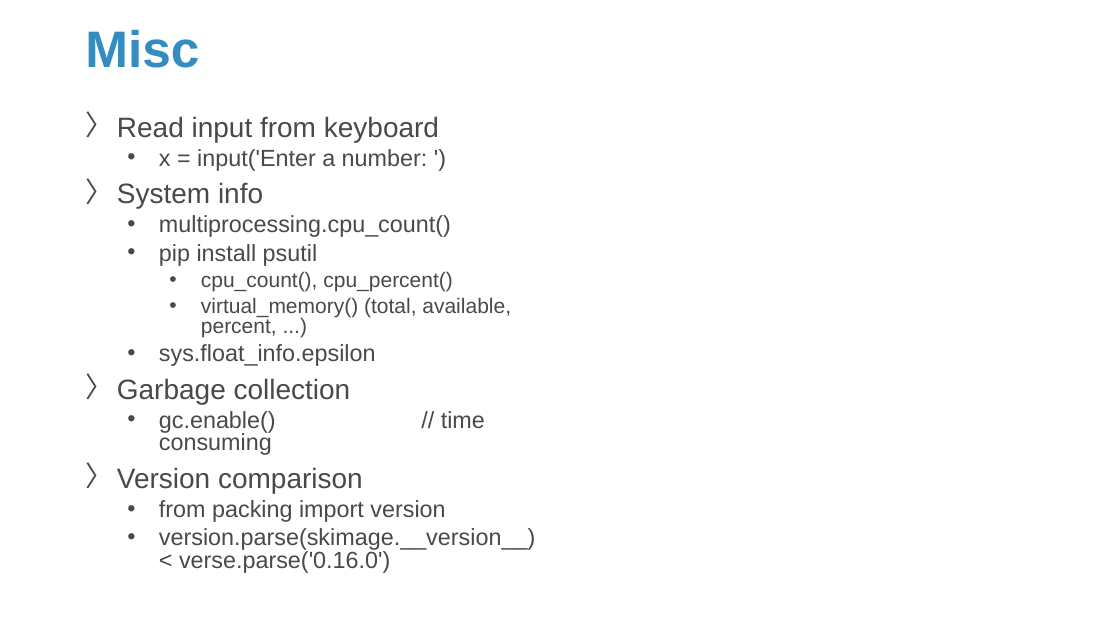
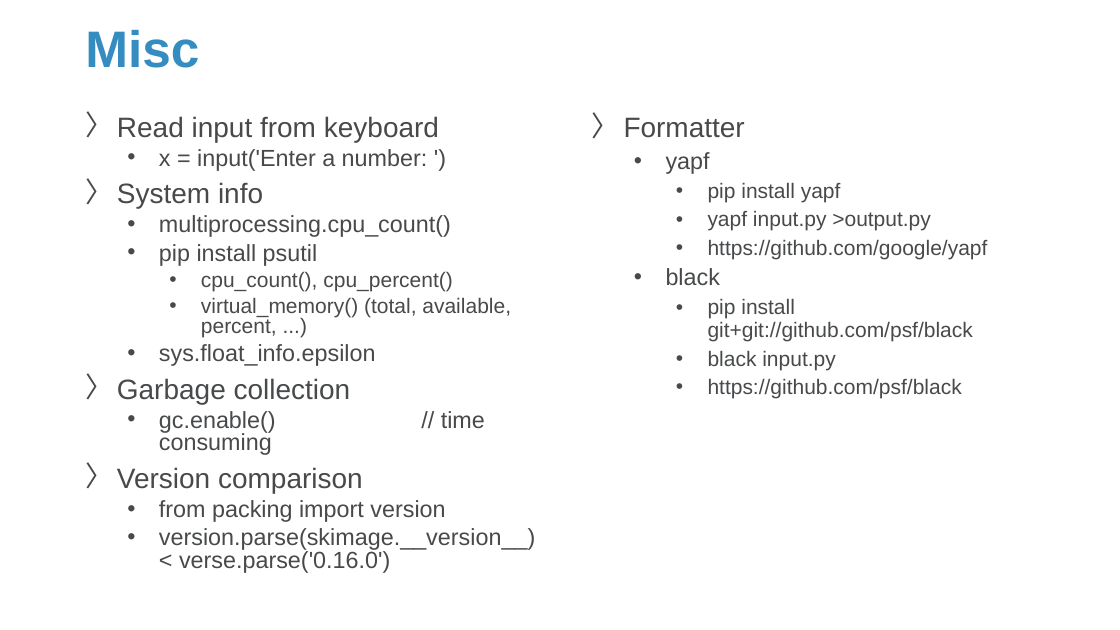
Before and after one commit to Sparks-Lu/TechNotes, a slide deck: slide 26 of Python/Python-Notes.pptx. Drawn at 1120x630 pixels with LibreOffice and Linux fonts; fonts in the diff are those of the drawing; background and template pictures are left out. Boxes give left, top, right and bottom in pixels: in the first picture for what was removed or moved away, otherwise in the second. Text is boxed around its words. In the diff, an @@ line names an element or a change of style, - is before the commit and + after.

```diff
--- a/Python/Python-Notes.pptx
+++ b/Python/Python-Notes.pptx
@@ text added at (x1=666, y1=152, x2=988, y2=399), 18 pt, text #47494B @@
+〉 Formatter
+  • yapf
+    • pip install yapf
+    • yapf input.py >output.py
+    • https://github.com/google/yapf
+  • black
+    • pip install git+git://github.com/psf/black
+    • black input.py
+    • https://github.com/psf/black
```
Also in this commit, not shown: 8 other slides changed, 1 slide added, 8 other files.
